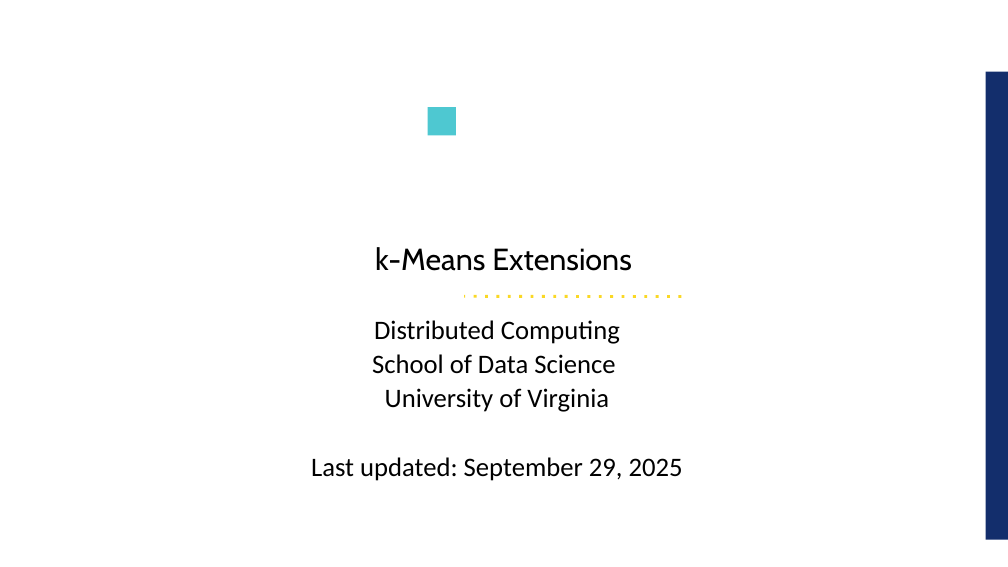
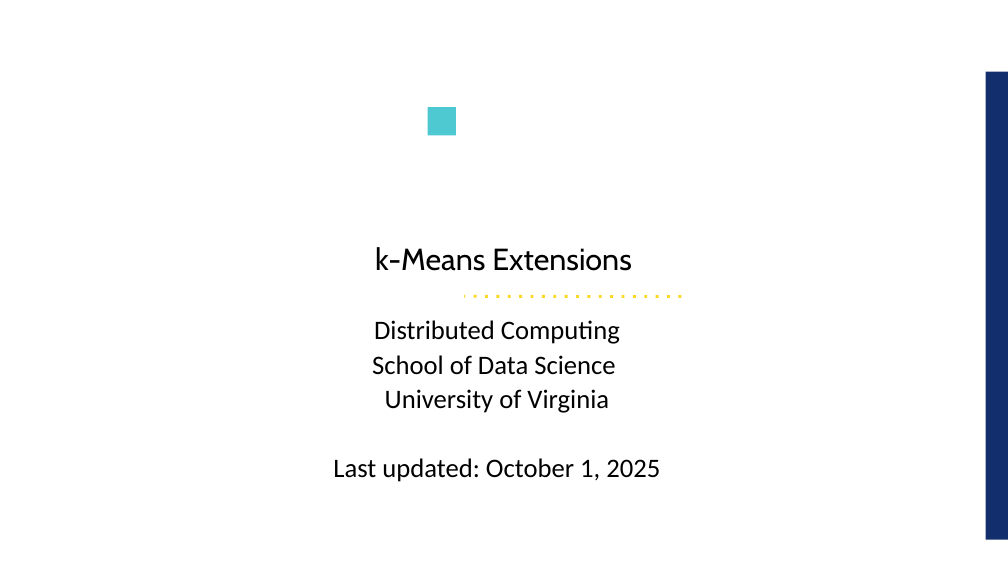
Before and after one commit to UVADS/distributed_computing, a slide deck: slide 1 of 05_clustering_and_dim_reduction/content_clustering/k_means_extensions.ppt. Drawn at 1008x567 pixels with LibreOffice and Linux fonts; fonts in the diff are those of the drawing; background and template pictures are left out. Boxes give left, top, right and bottom in pixels: in the first picture for what was removed or moved away, otherwise in the second. Text is boxed around its words. In the diff, an @@ line names an element or a change of style, - is before the commit and + after.

```diff
--- a/05_clustering_and_dim_reduction/content_clustering/k_means_extensions.ppt
+++ b/05_clustering_and_dim_reduction/content_clustering/k_means_extensions.ppt
@@ text at box(333, 458, 660, 482): text changed @@
-Last updated: September 29, 2025
+Last updated: October 1, 2025
```
Also in this commit, not shown: 2 other slides changed, 1 slide added.
